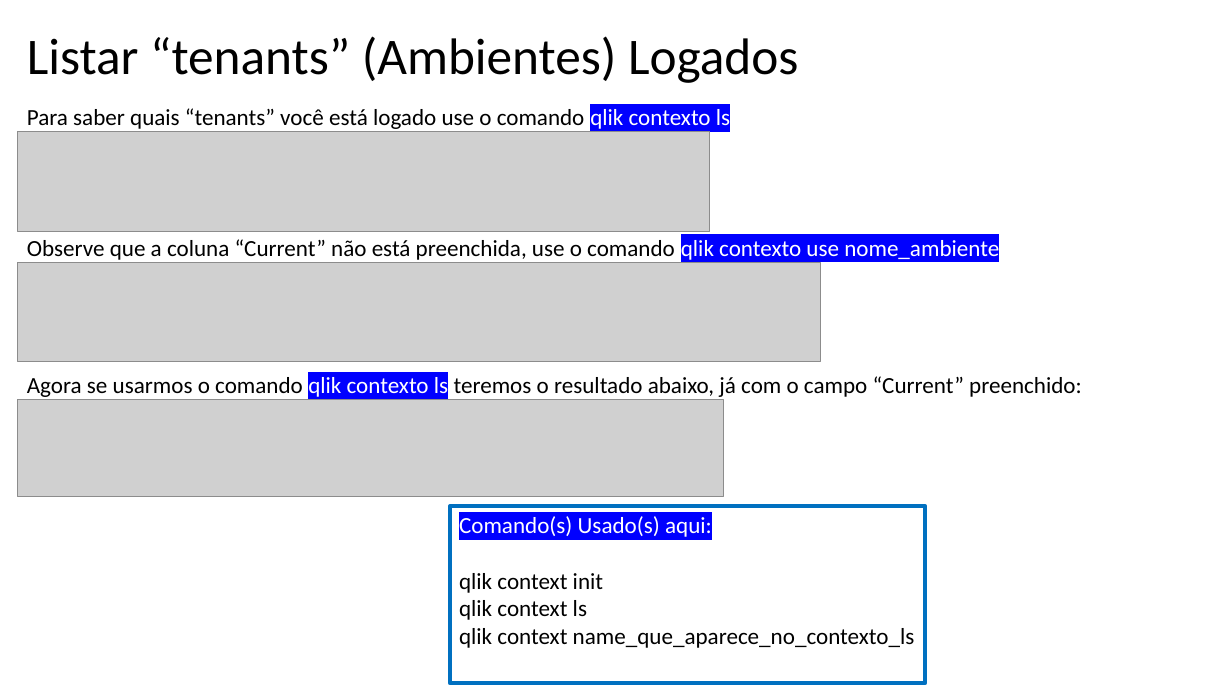
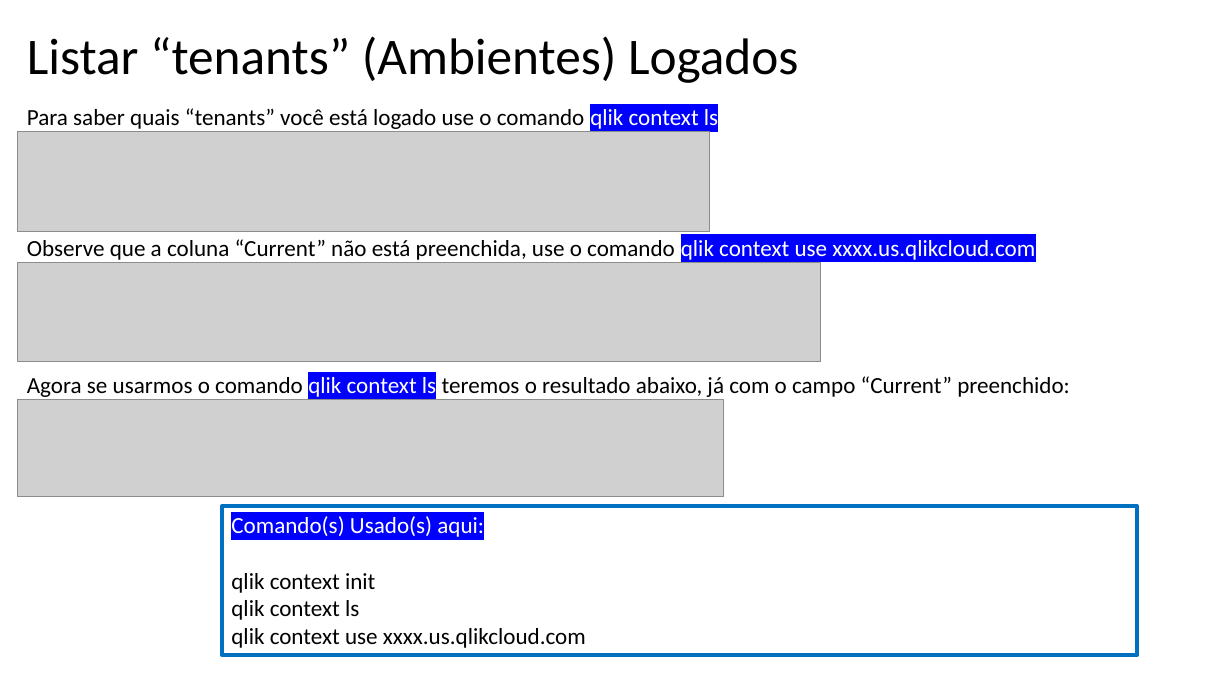
Before and after one commit to digaosss70/Qlik-Cli, a slide deck: slide 7 of Manual/CURSO QLIK-CLI.pptx (slide 4 before the commit). Drawn at 1232x693 pixels with LibreOffice and Linux fonts; fonts in the diff are those of the drawing; grey boxes stand for pictures. Boxes give left, top, right and bottom in pixels: in the first picture for what was removed or moved away, otherwise in the second. Text is boxed around its words. In the diff, an @@ line names an element or a change of style, - is before the commit and + after.

```diff
--- a/Manual/CURSO QLIK-CLI.pptx
+++ b/Manual/CURSO QLIK-CLI.pptx
@@ text at [27, 108, 718, 132]: text changed @@
-Para saber quais “tenants” você está logado use o comando qlik contexto ls
+Para saber quais “tenants” você está logado use o comando qlik context ls
@@ text at [27, 239, 1035, 260]: text changed @@
-Observe que a coluna “Current” não está preenchida, use o comando qlik contexto use nome_ambiente
+Observe que a coluna “Current” não está preenchida, use o comando qlik context use xxxx.us.qlikcloud.com
@@ text at [27, 376, 1070, 400]: text changed @@
-Agora se usarmos o comando qlik contexto ls teremos o resultado abaixo, já com o campo “Current” preenchido:
+Agora se usarmos o comando qlik context ls teremos o resultado abaixo, já com o campo “Current” preenchido:
@@ rectangle "Comando(s) Usado(s) aqui:": place and size @@
-rectangle "Comando(s) Usado(s) aqui:" at [450, 506, 925, 684]
+rectangle "Comando(s) Usado(s) aqui:" at [223, 506, 1138, 656]
@@ text in rectangle at [231, 628, 586, 648]: text changed @@
-qlik context name_que_aparece_no_contexto_ls
+qlik context use xxxx.us.qlikcloud.com
```
Also in this commit, not shown: 3 other slides changed, 4 slides added, 5 other files.
